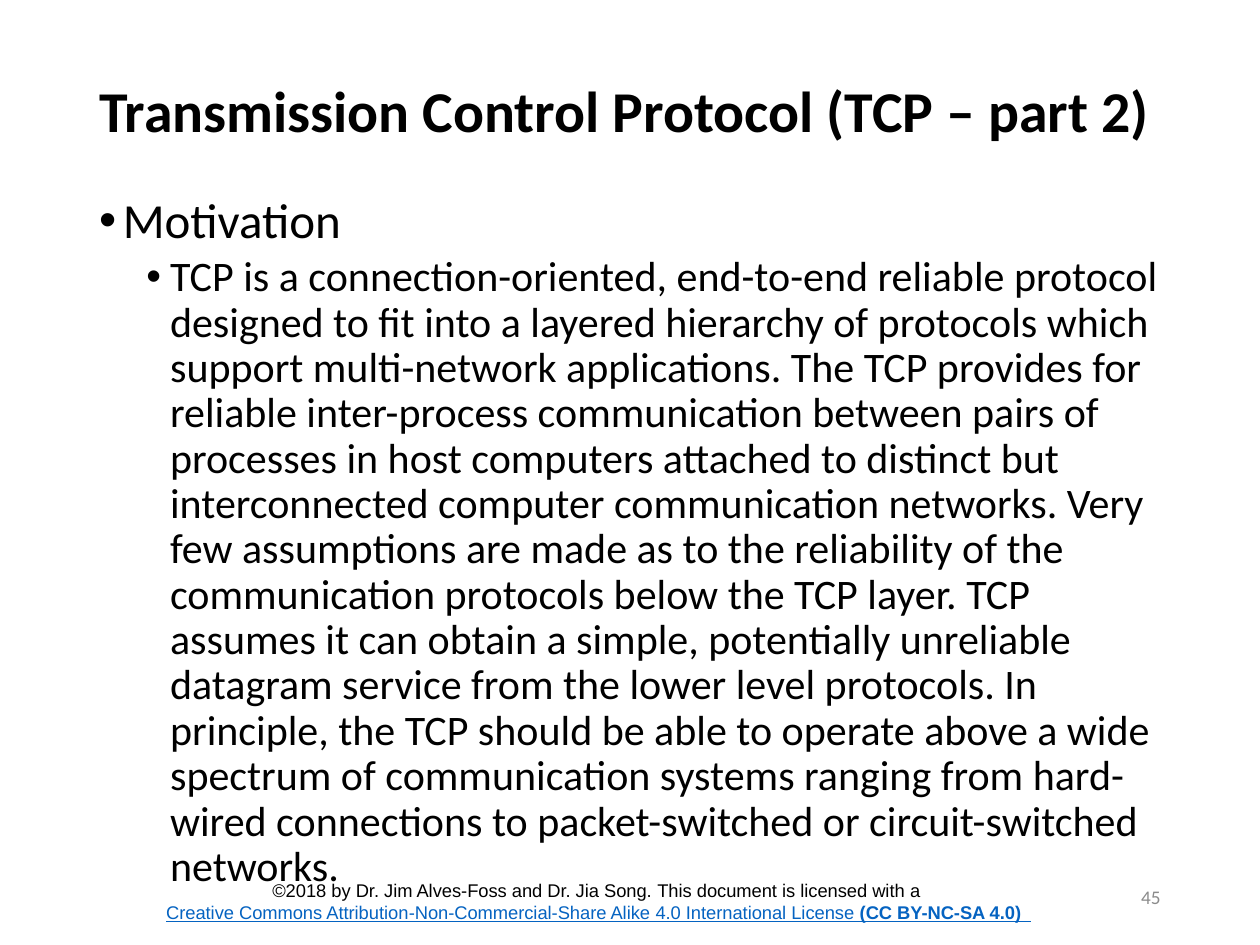
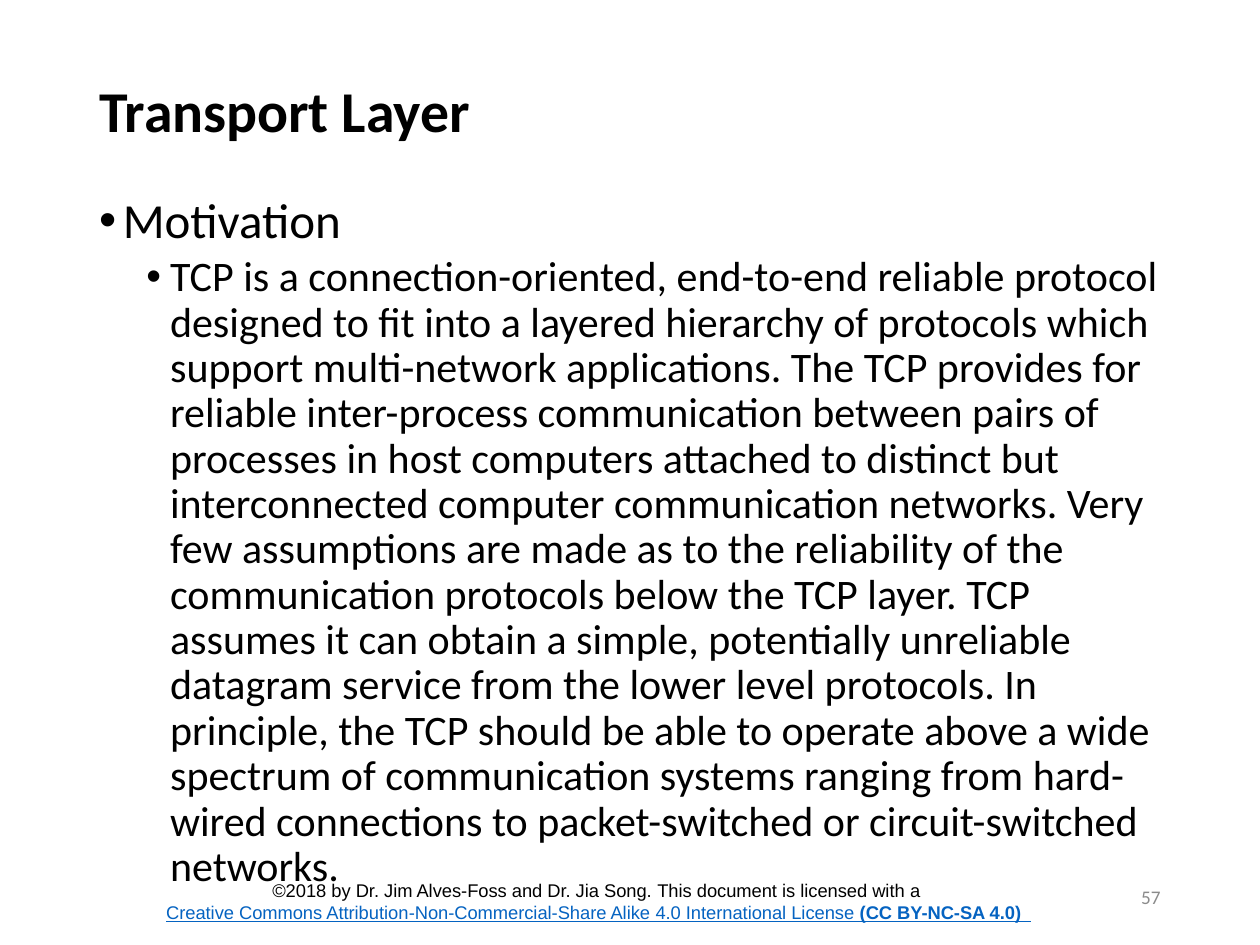
Before and after one commit to CenterForSecureAndDependableSystems/Teaching-Materials, a slide deck: slide 57 of Network-Security/Module_1 Internetworking/Lesson_2_Internetworking.pptx (slide 45 before the commit). Drawn at 1260x945 pixels with LibreOffice and Linux fonts; fonts in the diff are those of the drawing; background and template pictures are left out. Boxes give left, top, right and bottom in pixels: in the first picture for what was removed or moved away, otherwise in the second. Text is boxed around its words. In the diff, an @@ line names an element or a change of style, - is before the commit and + after.

```diff
--- a/Network-Security/Module_1 Internetworking/Lesson_2_Internetworking.pptx
+++ b/Network-Security/Module_1 Internetworking/Lesson_2_Internetworking.pptx
@@ title at bbox=[99, 94, 470, 141]: text changed @@
-Transmission Control Protocol (TCP – part 2)
+Transport Layer
@@ page number at bbox=[1141, 891, 1160, 904]: text changed @@
-45
+57
```
Also in this commit, not shown: 60 other slides changed, 12 slides added, 24 other files.
